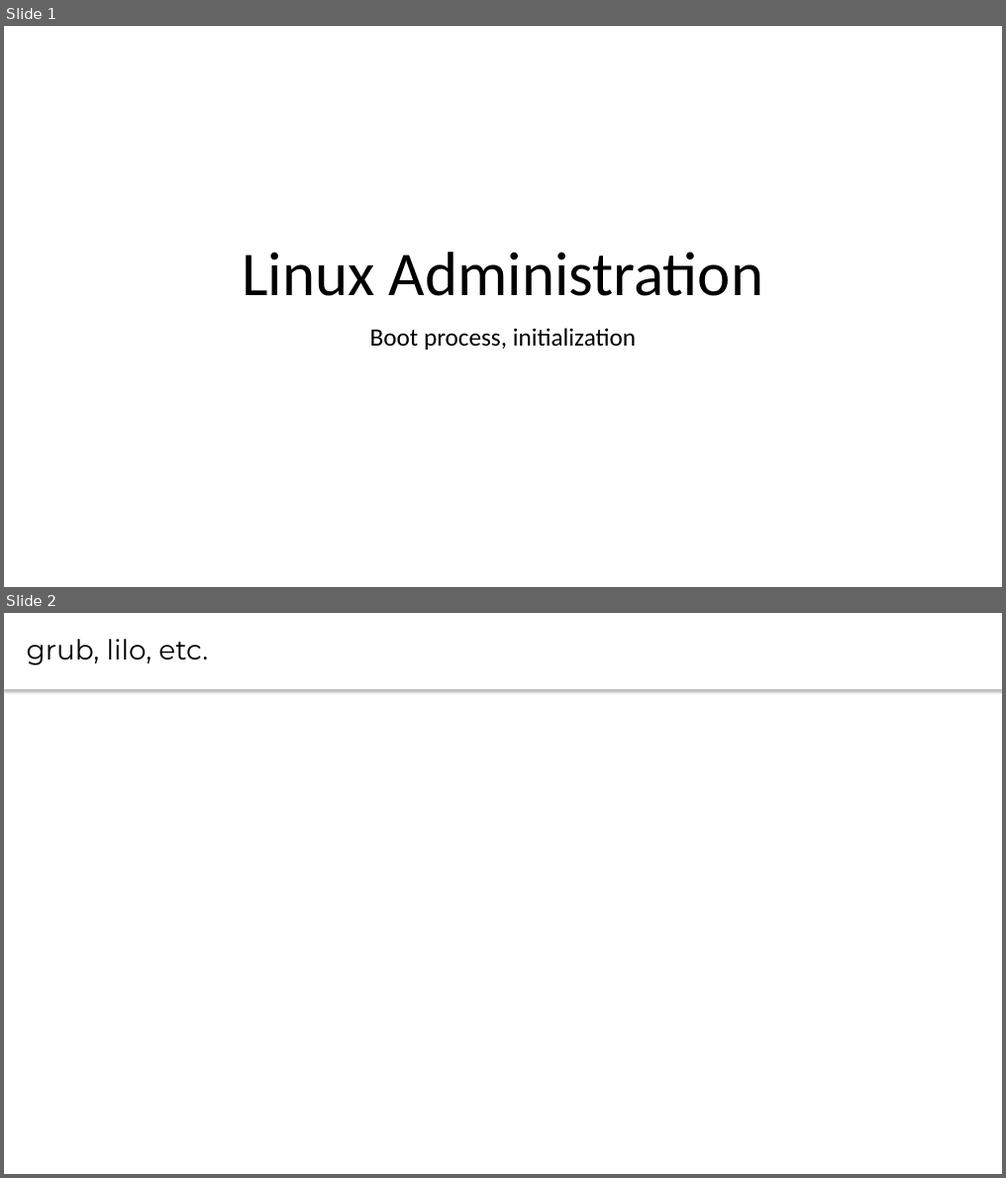
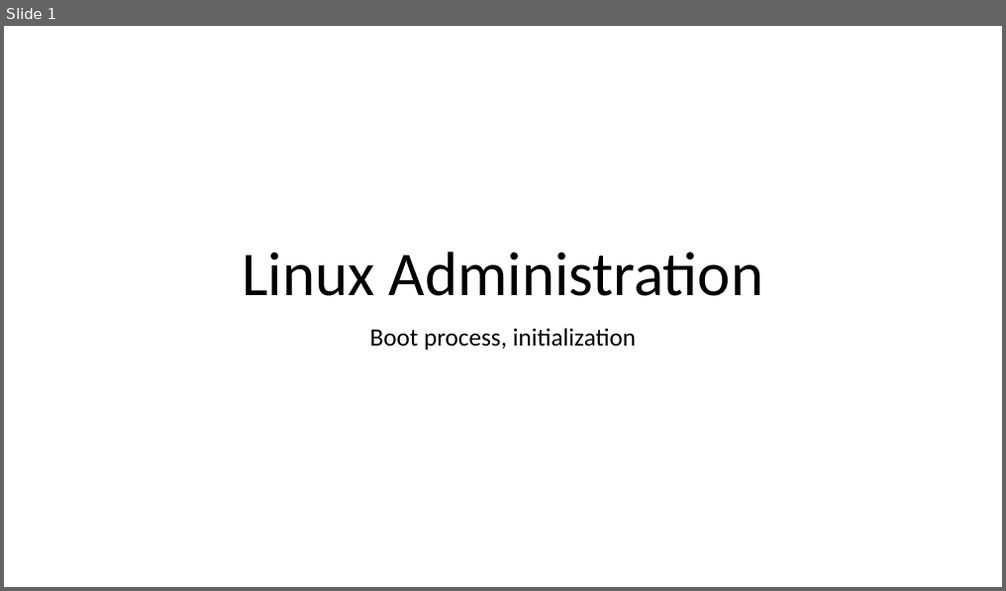
Before and after one commit to CsteerDevops1/lectures_devops2, a slide deck: LinuxAdm/LinuxAdm4.pptx. Shown one above the other, each under a label of ours: slides 1 and 2 before the commit, slide 1 after it. The pictures are 1006x1178 and 1006x591 pixels, drawn with LibreOffice and Linux fonts; fonts in the diff are those of the drawing. Boxes give left, top, right and bottom in pixels: in the first picture for what was removed or moved away, otherwise in the second. Text is boxed around its words. In the diff, an @@ line names an element or a change of style, - is before the commit and + after.

```diff
--- a/LinuxAdm/LinuxAdm4.pptx
+++ b/LinuxAdm/LinuxAdm4.pptx
@@ slide 2 removed at (4, 613, 1002, 1174), background #FFFFFF @@
@@ text removed at (4, 613, 1002, 689) @@
-grub, lilo, etc.
```
Also in this commit, not shown: 10 slides added, 1 other file.
